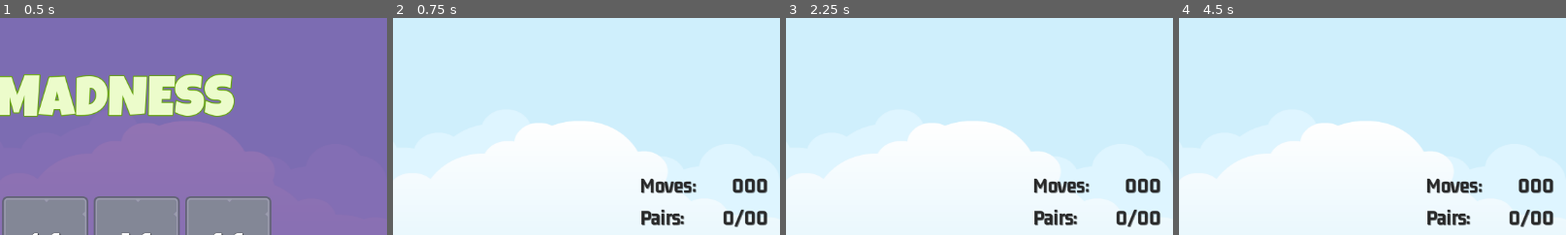
Above: before the commit, frames 1-4 (left to right).
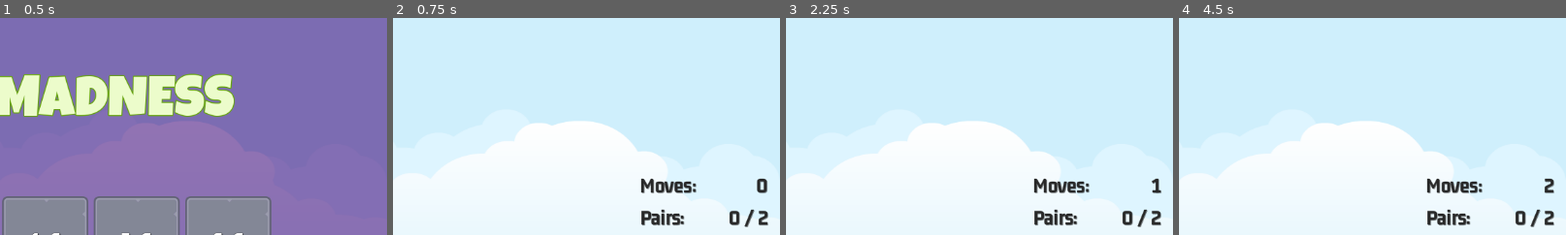
Above: after the commit, the same moments.

Repository: theaob/memory-madness
Game: Godot game, scene res://scenes/master_scene/master_scene.tscn
Same seed, same stepped clock (60 frames per second), same inputs: the game is played once before the commit and once after it.
Inputs (mouse positions are % of the whole screen's width and height, from its top left):
- Up to frame 1 (0.5 s): no input
- Up to frame 2 (0.75 s): click "2x2" at 0.5 s
- Up to frame 3 (2.25 s): click (37, 43) at 1.25 s; click (45, 43) at 2.02 s
- Up to frame 4 (4.5 s): click (37, 57) at 2.77 s; click (45, 57) at 3.52 s; click (37, 43) at 4.25 s
The pictures show only the part of the screen within x 50-100%, y 1-51%; the shares and areas given below are measured in that part.

Frame 1 is identical in both runs. In frame 2, 0.9% of the frame differs, in the area x 85-97%, y 73-97%; in frame 3, 1.0%; in frame 4, 1.0%.

Commit message:
update ui labels

Diff:
--- a/scenes/game_screen/game_screen.gd
+++ b/scenes/game_screen/game_screen.gd
@@ -4,10 +4,17 @@
 
 @onready var sound = $Sound
 @onready var tile_container = $HBoxContainer/PlayContainer/TileContainer
-@onready var scorer = $Scorer
+@onready var scorer: Scorer = $Scorer
+
+@onready var moves_label = $HBoxContainer/DetailContainer/VBoxContainer/HBoxContainer/MovesLabel
+@onready var pairs_label = $HBoxContainer/DetailContainer/VBoxContainer/HBoxContainer2/PairsLabel
 
 func _ready():
 	SignalManager.level_selected.connect(_on_level_selected)
+
+func _process(_delta):
+	moves_label.text = scorer.get_moves_made()
+	pairs_label.text = scorer.get_pairs_made()
 
 func add_memory_tile(image: Dictionary, frame_image: CompressedTexture2D) -> void:
 	var new_tile = memory_tile_scene.instantiate()
--- a/scenes/scorer/scorer.gd
+++ b/scenes/scorer/scorer.gd
@@ -1,4 +1,6 @@
 extends Node
+
+class_name Scorer
 
 @onready var sound = $Sound
 @onready var reveal_timer = $RevealTimer
@@ -12,6 +14,12 @@
 func _ready():
 	SignalManager.tile_selected.connect(_on_tile_selected)
 	SignalManager.exit_pressed.connect(_on_exit_pressed)
+
+func get_moves_made() -> String:
+	return str(_moves_made)
+
+func get_pairs_made() -> String:
+	return "%s / %s" % [ _pairs_made, _target_pairs ]
 
 func clear_new_game(target_pairs: int) -> void:
 	_selections.clear()
